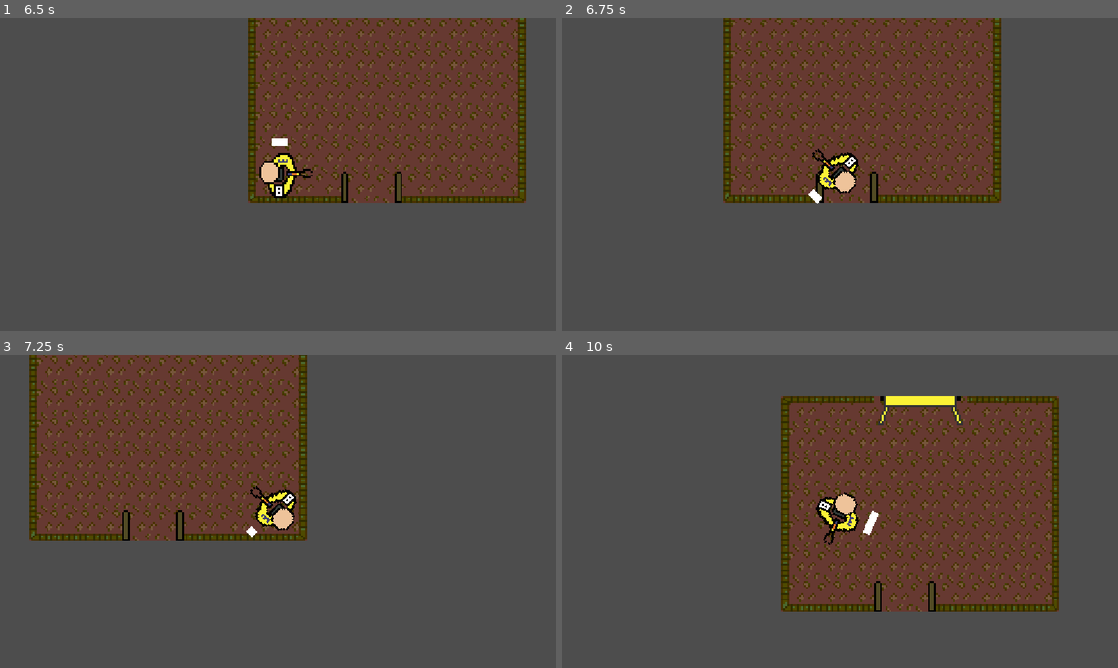
Above: before the commit, frames 1-4 (two rows, left to right).
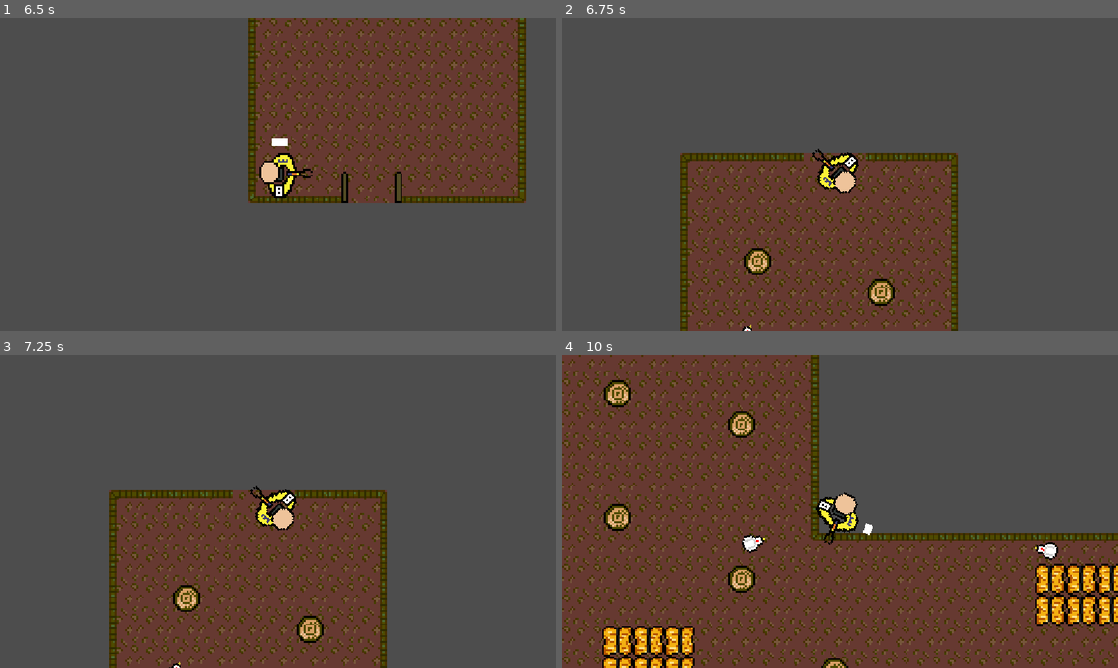
Above: after the commit, the same moments.

Repository: C6-H/BouncyBulletBounce
Game: Godot game, scene res://Scenes/game.tscn
The game is run twice, just before and just after one commit, with the same random seed, the same clock (stepped at 60 frames per second) and the same inputs.
Inputs (mouse positions are in pixels of both pictures, inside the frame that each line leads up to):
- Up to frame 1 (6.5 s): click "Start" at 0.5 s; tap Enter at 1.25, 4.25 s; move the mouse to (400, 158) at 1.27 s; press the mouse at (400, 158) at 1.28 s; hold D (Right) 1.28-2.03 s; move the mouse to (166, 190) at 2.02 s; release the mouse at (166, 190) at 2.03 s; hold S (Down) 2.03-2.78 s; click (166, 190) at 2.1 s; move the mouse to (333, 105) at 2.77 s; press the mouse at (333, 105) at 2.78 s; hold D (Right) 2.78-3.53 s; tap Space at 3.5 s; move the mouse to (250, 237) at 3.52 s; release the mouse at (250, 237) at 3.53 s; hold W (Up) 3.53-4.28 s; click (250, 237) at 3.6 s; move the mouse to (444, 221) at 4.27 s; press the mouse at (444, 221) at 4.28 s; hold A (Left) 4.28-5.78 s; move the mouse to (111, 127) at 5.02 s; release the mouse at (111, 127) at 5.03 s; click (111, 127) at 5.1 s; move the mouse to (305, 174) at 5.77 s; press the mouse at (305, 174) at 5.78 s; hold S (Down) from 5.78 s (still down)
- Up to frame 2 (6.75 s): tap Space at 6.5 s; move the mouse to (756, 96) at 6.52 s; release S (Down) at 6.53 s; release the mouse at (756, 96) at 6.53 s; hold D (Right) from 6.53 s (still down); click (756, 96) at 6.6 s
- Up to frame 3 (7.25 s): keep holding D (Right)
- Up to frame 4 (10 s): move the mouse to (962, 495) at 7.27 s; release D (Right) at 7.28 s; press the mouse at (962, 495) at 7.28 s; hold W (Up) 7.28-8.03 s; move the mouse to (728, 527) at 8.02 s; release the mouse at (728, 527) at 8.03 s; hold D (Right) 8.03-8.78 s; click (728, 527) at 8.1 s; move the mouse to (895, 442) at 8.77 s; press the mouse at (895, 442) at 8.78 s; hold S (Down) 8.78-9.53 s; move the mouse to (812, 574) at 9.52 s; release the mouse at (812, 574) at 9.53 s; hold A (Left) from 9.53 s (still down); click (812, 574) at 9.6 s

Frame 1 is identical in both runs. In frame 2, 48% of the frame differs, in the area x 21-79%, y 0-100%; in frame 3, 49%; in frame 4, 80%, in the area x 0-100%, y 0-100%.

Commit message:
fixed tommys stupid mistakes

Diff:
--- a/Scenes/Rooms/hallways.tscn
+++ b/Scenes/Rooms/hallways.tscn
@@ -22,6 +22,7 @@
 [node name="Game manager" parent="." unique_id=312203782 instance=ExtResource("3_f0bfi")]
 
 [node name="Gate" parent="." unique_id=225898723 instance=ExtResource("4_l8l1v")]
+unique_name_in_owner = true
 position = Vector2(88, -49)
 rotation = 1.5707964
 
--- a/Scenes/Rooms/l_shaped_room_1.tscn
+++ b/Scenes/Rooms/l_shaped_room_1.tscn
@@ -27,6 +27,7 @@
 position = Vector2(-49, -101)
 
 [node name="Gate" parent="." unique_id=225898723 instance=ExtResource("3_66mpk")]
+unique_name_in_owner = true
 position = Vector2(191, 132)
 
 [node name="Chicken" parent="." unique_id=1013117429 instance=ExtResource("4_jql81")]
--- a/Scenes/Rooms/room_2.tscn
+++ b/Scenes/Rooms/room_2.tscn
@@ -22,6 +22,7 @@
 layer_1/tile_data = PackedInt32Array(-327676, 196608, 0, 262148, 196608, 2, 327675, 65536, 2, -262149, 65536, 0, -26214 …(5267 unchanged characters)…
 
 [node name="Gate" parent="." unique_id=225898723 instance=ExtResource("2_133uf")]
+unique_name_in_owner = true
 position = Vector2(216, 390)
 
 [node name="Chicken" parent="." unique_id=1013117429 instance=ExtResource("3_on05m")]
--- a/Scenes/Rooms/spawn_room.tscn
+++ b/Scenes/Rooms/spawn_room.tscn
@@ -23,6 +23,7 @@
 zoom = Vector2(3, 3)
 
 [node name="Gate" parent="." unique_id=225898723 instance=ExtResource("3_jf83i")]
+unique_name_in_owner = true
 position = Vector2(-16, 40)
 rotation = 3.1415927
 
--- a/Scripts/game_manager.gd
+++ b/Scripts/game_manager.gd
@@ -1,6 +1,6 @@
 extends Node
 
-const ROOMS = ["res://Scenes/Rooms/l_shaped_room_1.tscn", "res://Scenes/Rooms/square_room_1.tscn", "res://Scenes/Rooms/hallways.tscn", "res://Scenes/Rooms/circular_shapedroom.tscn", "res://Scenes/Rooms/room_2.tscn"]
+const ROOMS = ["res://Scenes/Rooms/l_shaped_room_1.tscn", "res://Scenes/Rooms/hallways.tscn", "res://Scenes/Rooms/circular_shapedroom.tscn", "res://Scenes/Rooms/room_2.tscn"]
 const SPAWN = "res://Scenes/Rooms/spawn_room.tscn"
 
 
@@ -8,15 +8,17 @@
 var played_rooms = []
 var current_room = 0
 var save_path = "res://other/save_data/Save.tres"
-
+var save: Dictionary
+var save_data: FileAccess
+@onready var gate = %Gate
 
 func load_save():
 	if FileAccess.file_exists(save_path):
-		var save_data = FileAccess.open(save_path, FileAccess.READ)
+		save_data = FileAccess.open(save_path, FileAccess.READ)
 
-func _on_main_menu_startgame() -> void:
+func _on_main_menu_startgame():
 	get_tree().change_scene_to_file("res://Scenes/Rooms/spawn_room.tscn")
-	var save = {
+	save = {
 	save_score = score,
 	save_current_room = current_room,
 	save_played_rooms = played_rooms
@@ -24,8 +26,11 @@
 
 func _ready() -> void:
 	load_save()
+	if gate:
+		gate.load_room.connect(_on_gate_load_room)
 
 func next_room():
+	print("next room function")
 	var next_tag = -1
 	if len(played_rooms) != len(ROOMS):
 		while next_tag in played_rooms or next_tag == -1:
@@ -37,7 +42,7 @@
 
 
 
-func _on_gate_load_room() -> void:
+func _on_gate_load_room():
 	current_room += 1
 	var save = {
 		save_score = score,
@@ -46,10 +51,7 @@
 	}
 	var save_file = FileAccess.open(save_path, FileAccess.WRITE)
 	save_file.store_var(save)
-	print("saved")
 
-	next_room()
-	var next_room = ROOMS[next_room()]
-	print("got next room")
+	print(len(ROOMS))
+	var next_room = ROOMS[next_room() - 1]
 	get_tree().change_scene_to_file(next_room)
-	print("different room")
--- a/Scripts/gate.gd
+++ b/Scripts/gate.gd
@@ -16,10 +16,17 @@
 	if animated_sprite_2d.frame == 2:
 		open = true
 	else:
-		collision_shape_2d.disabled = false
+		open = false
 
 
-func _on_area_entered(area: Area2D) -> void:
-	if open:
-		print("collider working")
+#func _on_area_entered(area: Area2D) -> void:
+	#if open:
+		#print("collider working")
+		#emit_signal("load_room")
+		#
+
+
+func _on_body_entered(body: Node2D) -> void:
+	if not body is TileMap:
 		emit_signal("load_room")
+		print("leave")
